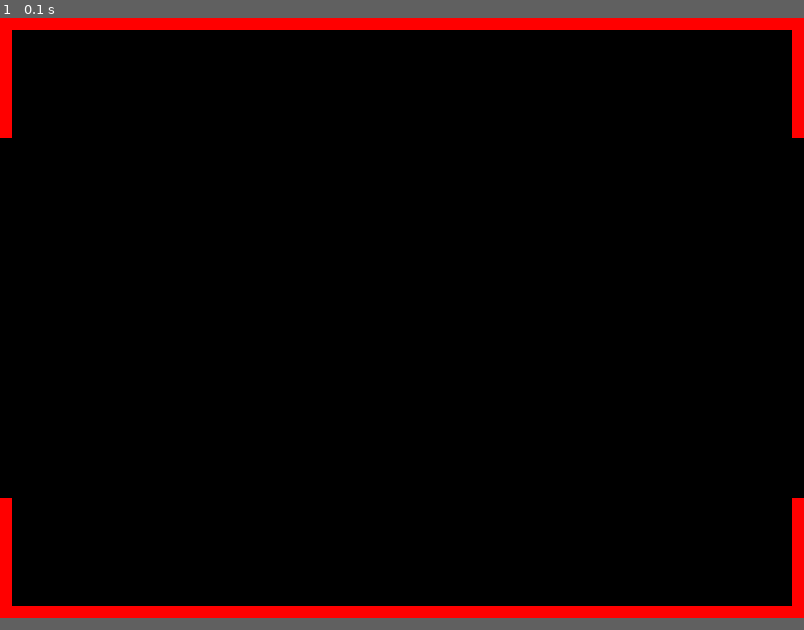
Above: before the commit, frame 1.
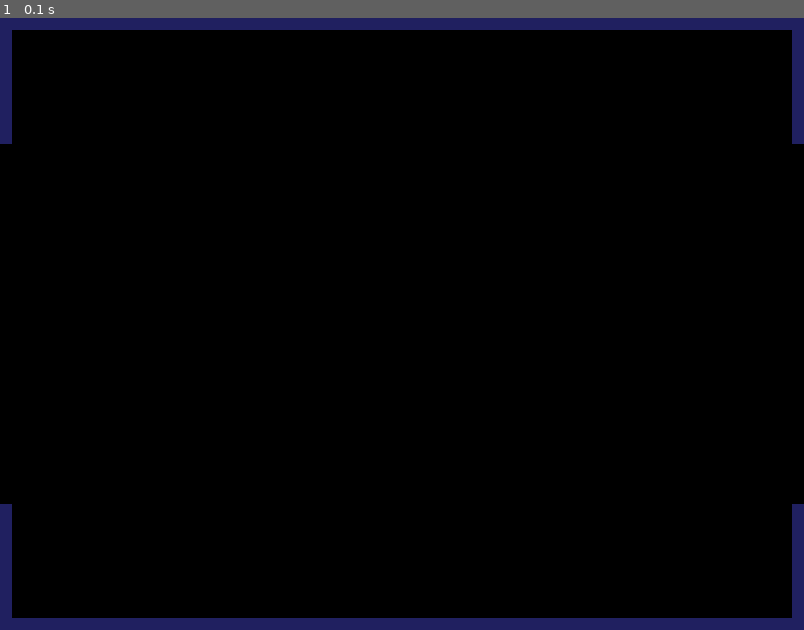
Above: after the commit, the same moment.

Repository: mwoitek/pygame-pong
Game: pygame game, started from src/main.py
The game is run twice, just before and just after one commit, with the same random seed, the same clock (stepped at 60 frames per second) and the same inputs.
Inputs:
- Up to frame 1 (0.1 s): no input
In our replay, the window is 804x600 before the commit and 804x612 after it. These sizes can differ from the game's own. Grey fills any space a smaller window leaves; there, only what the larger window draws over its background counts as a difference.

The runs differ from the first frame. In frame 1, 5.0% of the frame differs, in the area x 0-100%, y 0-99%.

Commit message:
Arena: Minor tweaks

Diff:
--- a/src/main.py
+++ b/src/main.py
@@ -1,7 +1,10 @@
 import pygame as pg
 
 WINDOW_WIDTH = 12 * 67
-WINDOW_HEIGHT = 12 * 50
+WINDOW_HEIGHT = 12 * 51
+ARENA_BORDER_WIDTH = 12
+
+DARK_BLUE = pg.Color(32, 32, 96)
 
 
 class Arena:
@@ -68,7 +71,11 @@
 
 screen = pg.display.set_mode((WINDOW_WIDTH, WINDOW_HEIGHT))
 pg.display.set_caption("Pong")
-arena = Arena(border_width=12, gap_length=12 * 30, border_color="red")
+arena = Arena(
+    border_width=ARENA_BORDER_WIDTH,
+    gap_length=12 * 30,
+    border_color=DARK_BLUE,
+)
 
 is_running = True
 while is_running:
